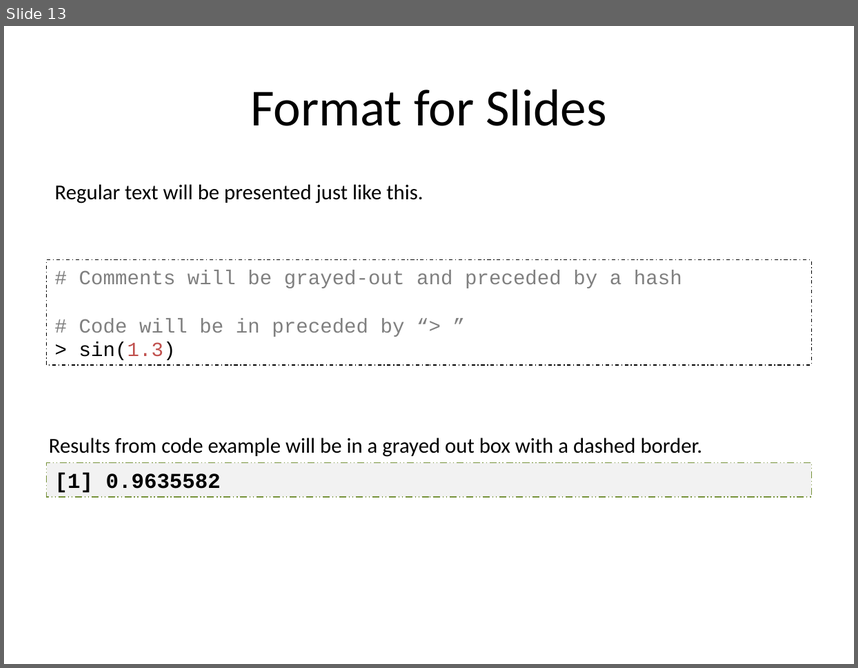
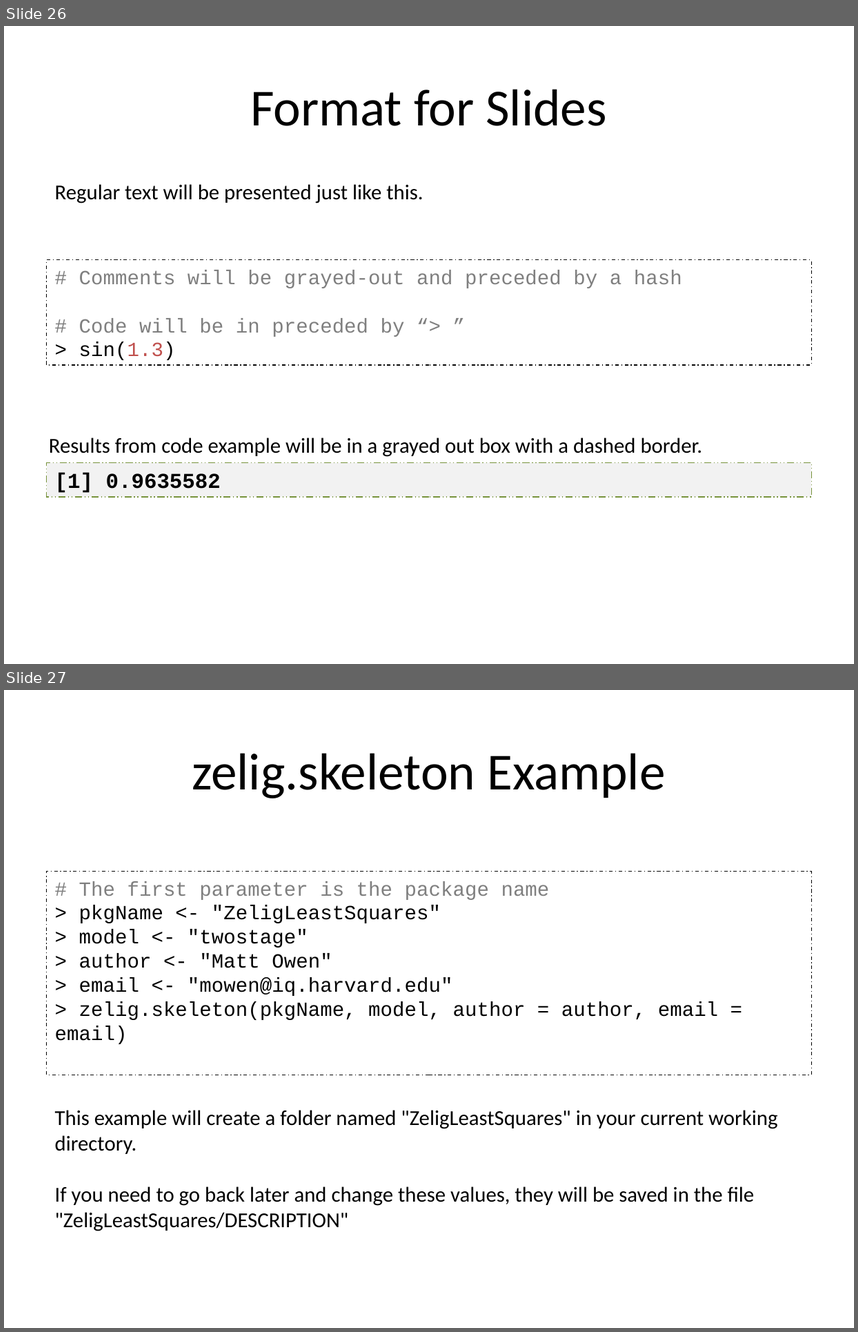
Before and after one commit to IQSS/Zelig4-Documentation, a slide deck: January-Class/Zelig4_zelig2.pptx. Shown one above the other, each under a label of ours: slide 13 before the commit, slides 26 and 27 after it. The pictures are 858x668 and 858x1332 pixels, drawn with LibreOffice and Linux fonts; fonts in the diff are those of the drawing. Boxes give left, top, right and bottom in pixels: in the first picture for what was removed or moved away, otherwise in the second. Text is boxed around its words. In the diff, an @@ line names an element or a change of style, - is before the commit and + after.

```diff
--- a/January-Class/Zelig4_zelig2.pptx
+++ b/January-Class/Zelig4_zelig2.pptx
@@ slide 27 added at (x1=4, y1=690, x2=854, y2=1328), background #FFFFFF @@
@@ title added at (x1=192, y1=753, x2=665, y2=798), 44 pt, text #000000 @@
+zelig.skeleton Example
@@ rectangle added at (x1=47, y1=871, x2=811, y2=1074), outline #000000 0.74 pt dashed, 17 pt, text #000000 @@
+# The first parameter is the package name
+> pkgName <- "ZeligLeastSquares"
+> model <- "twostage"
+> author <- "Matt Owen"
+> email <- "mowen@iq.harvard.edu"
+> zelig.skeleton(pkgName, model, author = author, email = email)
@@ text added at (x1=55, y1=1110, x2=777, y2=1231), 18 pt, text #000000 @@
+This example will create a folder named "ZeligLeastSquares" in your current working directory.
+If you need to go back later and change these values, they will be saved in the file "ZeligLeastSquares/DESCRIPTION"
@@ what was slide 13 is now slide 26 @@
```
Also in this commit, not shown: 5 other slides added, 3 other files.
